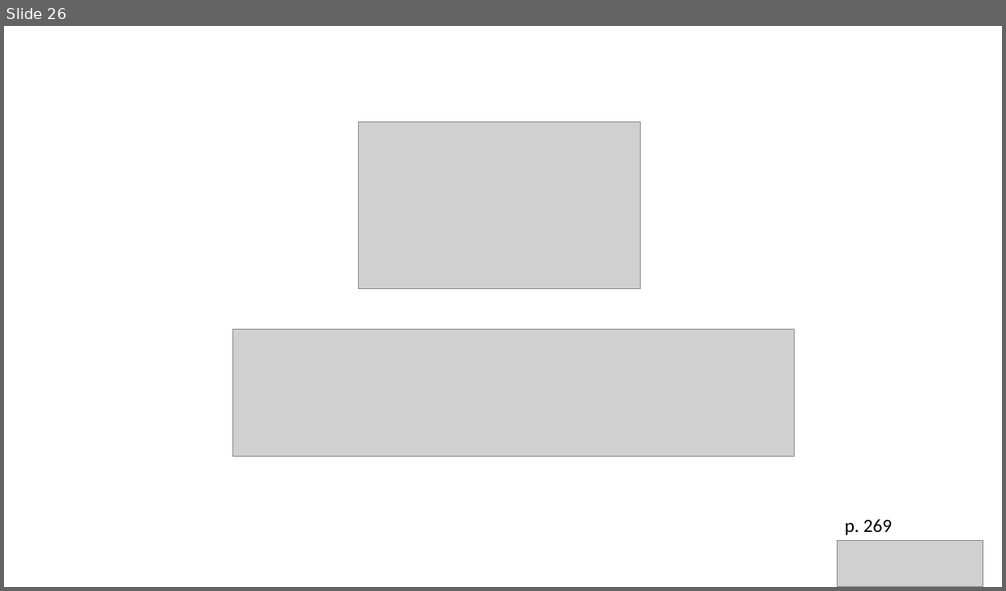
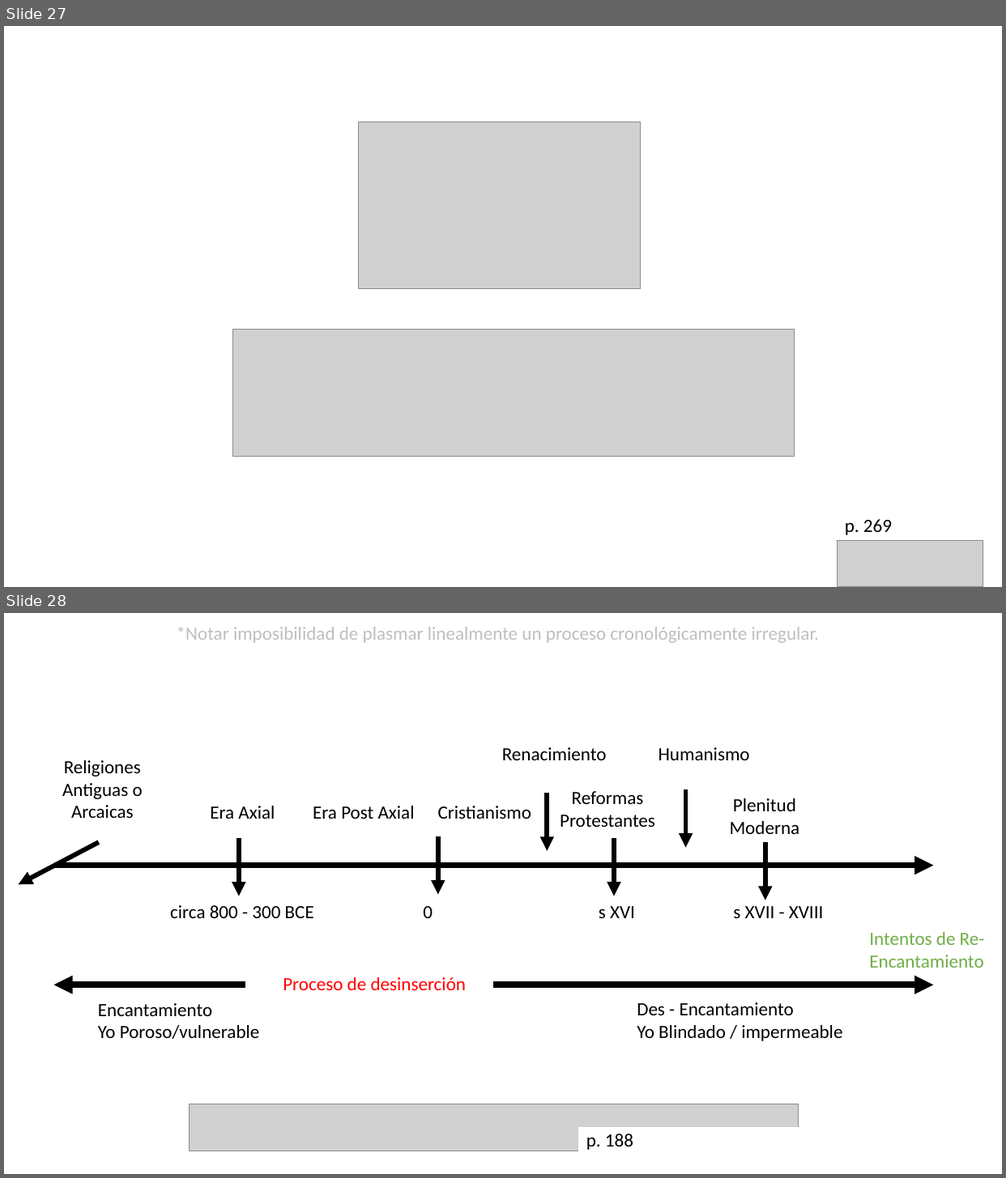
Before and after one commit to zaboltar/zaboltar.github.io, a slide deck: assets uarm/2023 2 UarmPCrit/Taylor - Era Secular 3 y 5.pptx. Shown one above the other, each under a label of ours: slide 26 before the commit, slides 27 and 28 after it. The pictures are 1006x591 and 1006x1178 pixels, drawn with LibreOffice and Linux fonts; fonts in the diff are those of the drawing; grey boxes stand for pictures. Boxes give left, top, right and bottom in pixels: in the first picture for what was removed or moved away, otherwise in the second. Text is boxed around its words. In the diff, an @@ line names an element or a change of style, - is before the commit and + after.

```diff
--- a/assets uarm/2023 2 UarmPCrit/Taylor - Era Secular 3 y 5.pptx
+++ b/assets uarm/2023 2 UarmPCrit/Taylor - Era Secular 3 y 5.pptx
@@ slide 28 added at <box>4,613,1002,1174</box>, background #FFFFFF @@
@@ text added at <box>177,627,819,643</box>, 18 pt, text #BFBFBF @@
+*Notar imposibilidad de plasmar linealmente un proceso cronológicamente irregular.
@@ text added at <box>502,747,607,760</box>, 18 pt, text #000000 @@
+Renacimiento
@@ text added at <box>658,747,750,760</box>, 18 pt, text #000000 @@
+Humanismo
@@ text added at <box>62,760,143,818</box>, 18 pt, text #000000 @@
+Religiones
+Antiguas o Arcaicas
@@ text added at <box>210,806,275,819</box>, 18 pt, text #000000 @@
+Era Axial
@@ text added at <box>313,806,415,819</box>, 18 pt, text #000000 @@
+Era Post Axial
@@ text added at <box>438,806,531,819</box>, 18 pt, text #000000 @@
+Cristianismo
@@ arrow added from (547, 793) to (547, 851), #000000 4.5 pt @@
@@ text added at <box>560,791,655,827</box>, 18 pt, text #000000 @@
+Reformas
+Protestantes
@@ arrow added from (686, 790) to (686, 847), #000000 4.5 pt @@
@@ text added at <box>730,798,800,834</box>, 18 pt, text #000000 @@
+Plenitud Moderna
@@ arrow added from (98, 842) to (19, 884), #000000 4.5 pt @@
@@ arrow added from (239, 838) to (239, 896), #000000 4.5 pt @@
@@ arrow added from (438, 836) to (438, 895), #000000 4.5 pt @@
@@ arrow added from (614, 838) to (614, 896), #000000 4.5 pt @@
@@ arrow added from (765, 842) to (765, 901), #000000 4.5 pt @@
@@ arrow added from (54, 865) to (934, 865), #000000 6 pt @@
@@ text added at <box>170,905,314,918</box>, 18 pt, text #000000 @@
+circa 800 - 300 BCE
@@ text added at <box>423,906,432,918</box>, 18 pt, text #000000 @@
+0
@@ text added at <box>599,906,635,918</box>, 18 pt, text #000000 @@
+s XVI
@@ text added at <box>733,906,823,918</box>, 18 pt, text #000000 @@
+s XVII - XVIII
@@ text added at <box>869,932,985,968</box>, 18 pt, text #70AD47 @@
+Intentos de Re-Encantamiento
@@ arrow added from (246, 985) to (54, 985), #000000 6 pt @@
@@ text added at <box>283,977,467,990</box>, 18 pt, text #FF0000 @@
+Proceso de desinserción
@@ arrow added from (493, 985) to (934, 985), #000000 6 pt @@
@@ text added at <box>98,1003,260,1039</box>, 18 pt, text #000000 @@
+Encantamiento
+Yo Poroso/vulnerable
@@ text added at <box>637,1003,842,1041</box>, 18 pt, text #000000 @@
+Des - Encantamiento
+Yo Blindado / impermeable
@@ picture added at <box>189,1105,799,1152</box> @@
@@ rectangle added at <box>579,1128,799,1152</box>, fill #FFFFFF, outline #FFFFFF 1 pt, 18 pt, text #000000 @@
+p. 188
@@ what was slide 26 is now slide 27 @@
```
Also in this commit, not shown: 6 slides changed, 1 other slide added, 1 other file.
